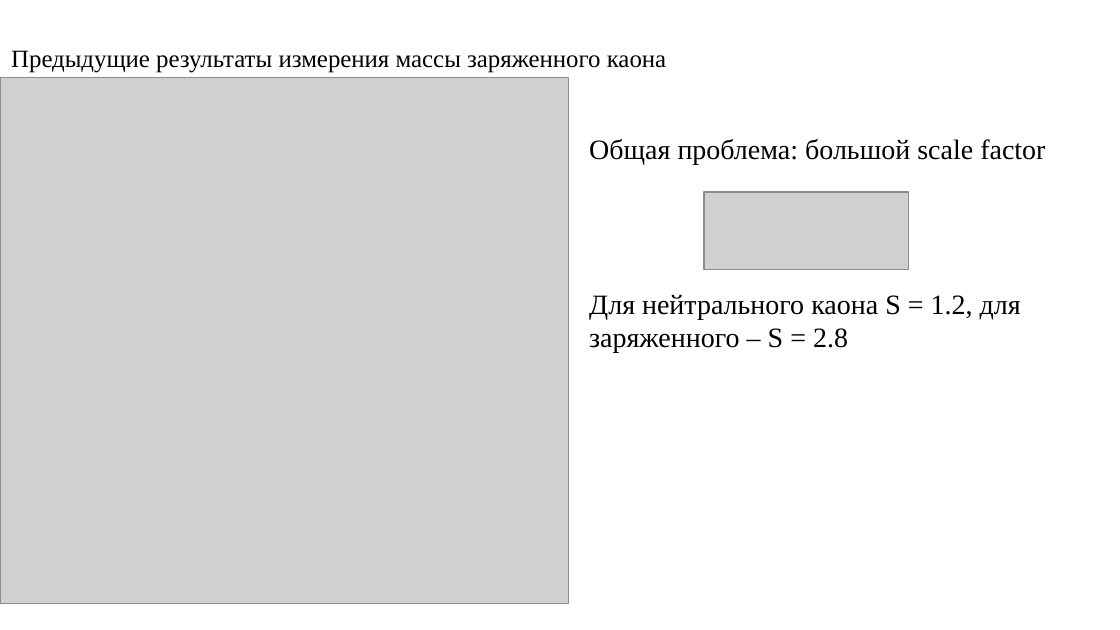
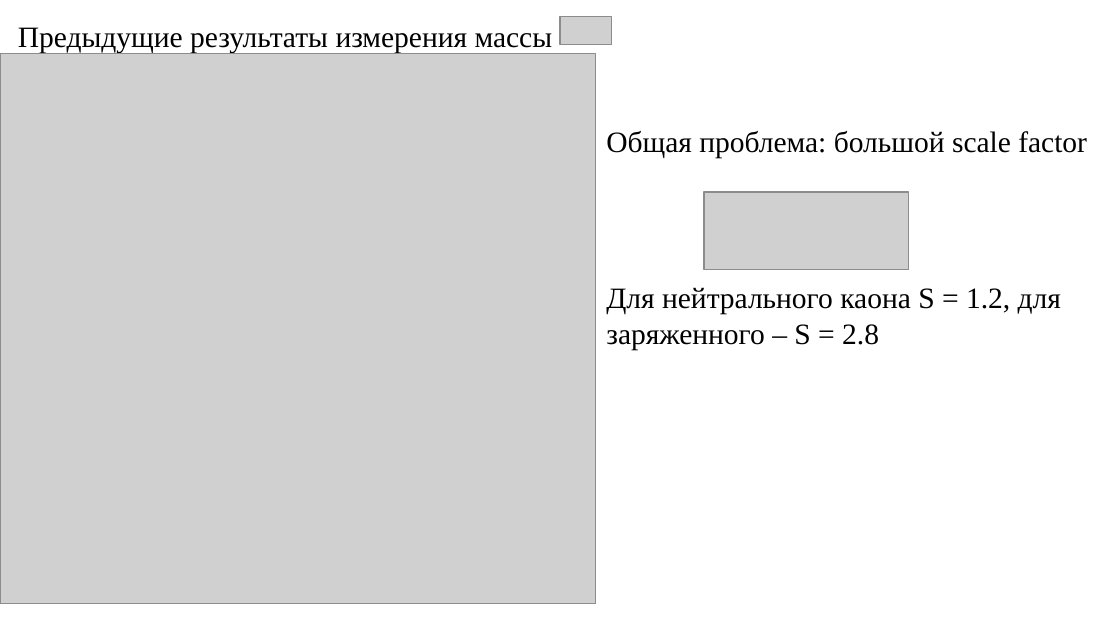
Before and after one commit to AliensWithdrawPeople/KaonMassMeasure, a slide deck: slide 4 of presentation and text/Семинар КМД.pptx. Drawn at 1120x630 pixels with LibreOffice and Linux fonts; fonts in the diff are those of the drawing; grey boxes stand for pictures. Boxes give left, top, right and bottom in pixels: in the first picture for what was removed or moved away, otherwise in the second. Text is boxed around its words. In the diff, an @@ line names an element or a change of style, - is before the commit and + after.

```diff
--- a/presentation and text/Семинар КМД.pptx
+++ b/presentation and text/Семинар КМД.pptx
@@ title at (18, 27, 553, 54): text changed; size 16 to 19 pt @@
-‌Предыдущие результаты измерения массы заряженного каона
+‌Предыдущие результаты измерения массы
@@ picture added at (560, 17, 612, 44) @@
@@ picture: place and size @@
-picture at (0, 77, 569, 603)
+picture at (0, 53, 595, 603)
@@ text "Общая проблема: большой scale factor" at (606, 131, 1087, 158): size 18 to 19 pt @@
@@ text "Общая проблема: большой scale factor": place and size @@
-text "Общая проблема: большой scale factor" at (589, 139, 1045, 164)
+text "Общая проблема: большой scale factor" at (606, 131, 1087, 158)
@@ text "Для нейтрального каона S = ...": place and size @@
-text "Для нейтрального каона S = ..." at (589, 294, 1021, 353)
+text "Для нейтрального каона S = ..." at (606, 287, 1061, 350)
@@ text "Для нейтрального каона S = ..." at (606, 287, 1061, 350): size 18 to 19 pt @@
```
Also in this commit, not shown: 3 other slides changed, 13 slides added, 1 slide removed.
